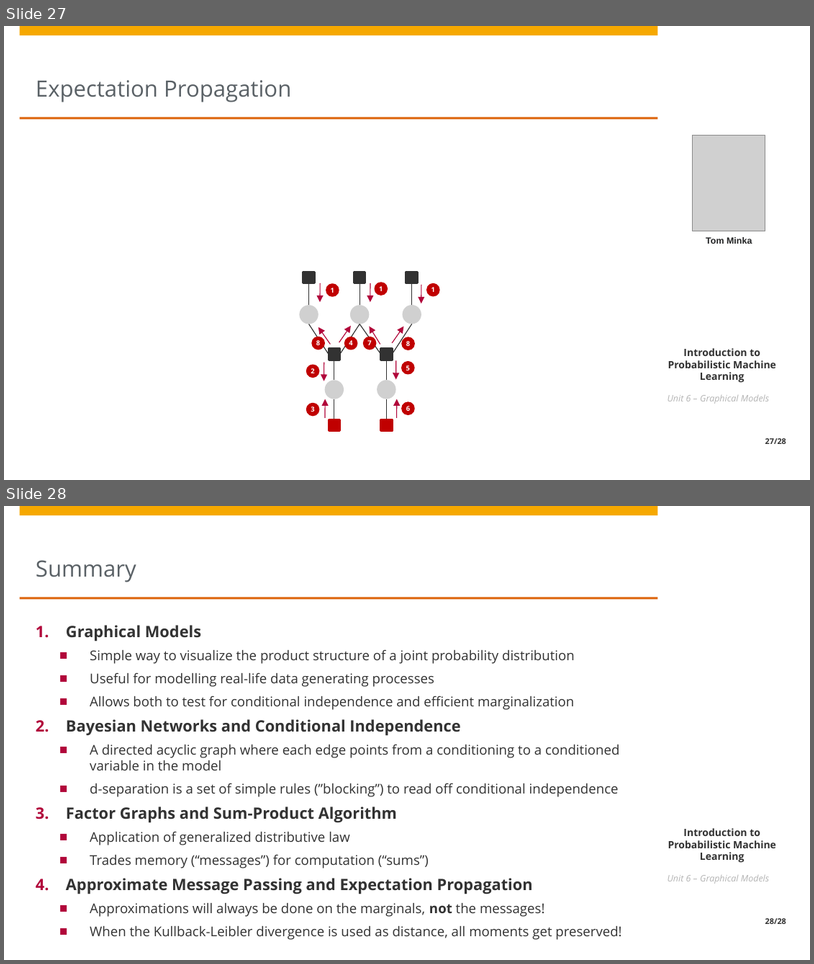
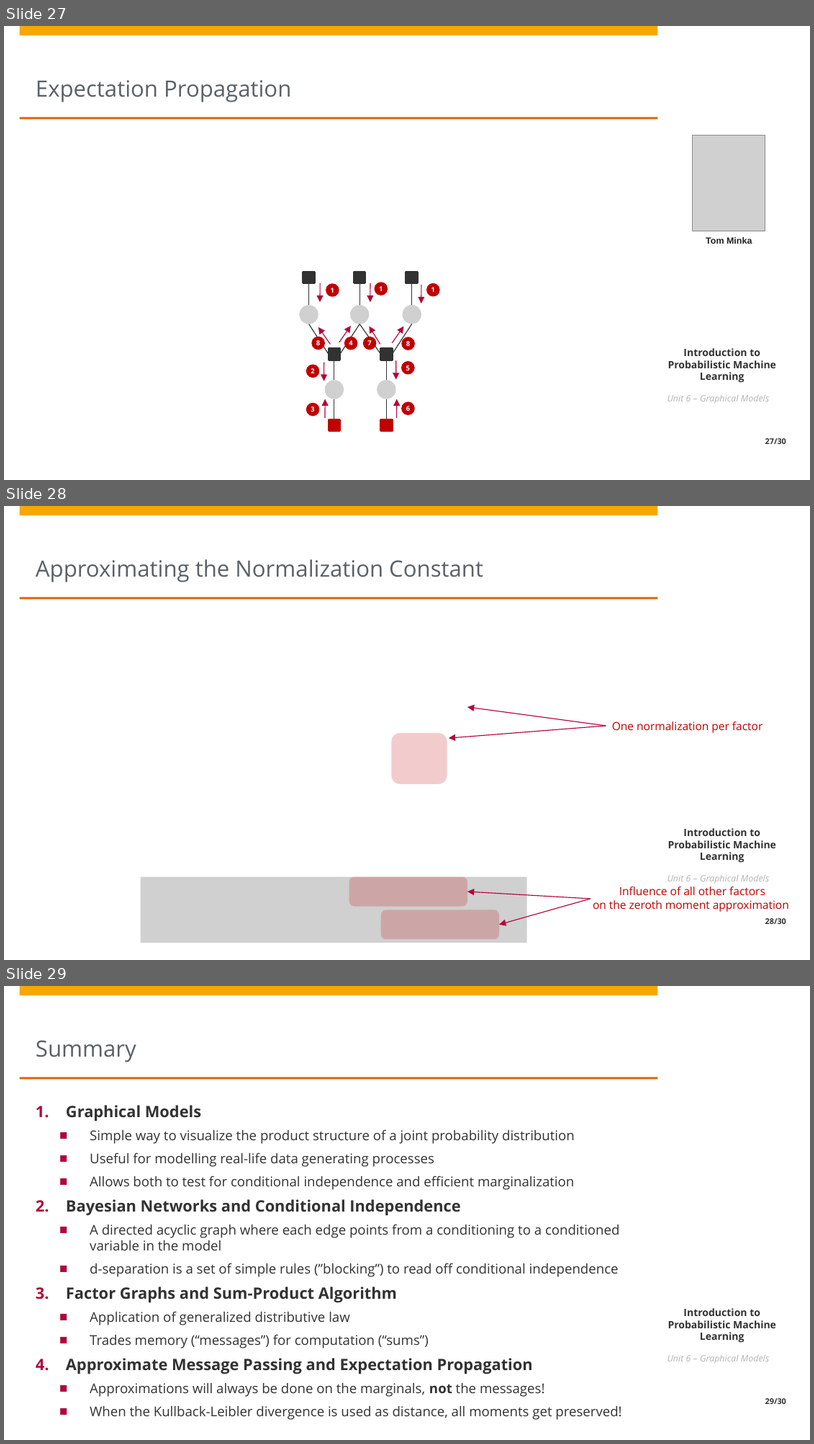
Before and after one commit to HPI-Artificial-Intelligence-Teaching/pml-sose2023, a slide deck: unit6/Unit6 - Graphical Models.pptx. Shown one above the other, each under a label of ours: slides 27 and 28 before the commit, slides 27, 28 and 29 after it. The pictures are 814x964 and 814x1444 pixels, drawn with LibreOffice and Linux fonts; fonts in the diff are those of the drawing; grey boxes stand for pictures; background and template pictures are left out. Boxes give left, top, right and bottom in pixels: in the first picture for what was removed or moved away, otherwise in the second. Text is boxed around its words. In the diff, an @@ line names an element or a change of style, - is before the commit and + after.

Commit message:
Added slides on normalization constant

```diff
--- a/unit6/Unit6 - Graphical Models.pptx
+++ b/unit6/Unit6 - Graphical Models.pptx
@@ slide 28 added at (x1=4, y1=506, x2=810, y2=960), background #FFFFFF; not listed: 7 template elements that a slide beside it also shows @@
@@ title added at (x1=36, y1=559, x2=484, y2=582), 20 pt, text #5A6166 @@
+Approximating the Normalization Constant
@@ arrow added from (607, 726) to (468, 707), #B1063A 0.75 pt @@
@@ text added at (x1=612, y1=721, x2=763, y2=733), 10 pt, text #C00000 @@
+One normalization per factor
@@ rounded rectangle added at (x1=392, y1=733, x2=448, y2=783), fill #C00000 at 20% opacity @@
@@ arrow added from (607, 726) to (449, 739), #B1063A 0.75 pt @@
@@ picture added at (x1=140, y1=877, x2=527, y2=943) @@
@@ rounded rectangle added at (x1=349, y1=877, x2=468, y2=907), fill #C00000 at 20% opacity @@
@@ arrow added from (591, 898) to (468, 891), #B1063A 0.75 pt @@
@@ text added at (x1=593, y1=886, x2=790, y2=911), 10 pt, text #C00000 @@
+Influence of all other factors
+on the zeroth moment approximation
@@ rounded rectangle added at (x1=381, y1=909, x2=500, y2=939), fill #C00000 at 20% opacity @@
@@ arrow added from (591, 898) to (499, 924), #B1063A 0.75 pt @@
@@ page number at (x1=766, y1=438, x2=787, y2=444): text changed @@
-27/28
+27/30
@@ what was slide 28 is now slide 29 @@
@@ page number at (x1=766, y1=1398, x2=787, y2=1404): text changed @@
-28/28
+29/30
```
Also in this commit, not shown: 2 slides changed, 1 other file.
